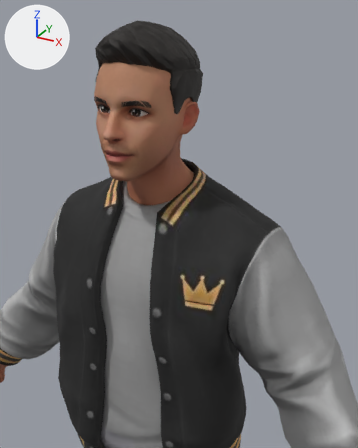
A saved change to the glTF model public/models/670c1a0b1298836a25015bab.glb.
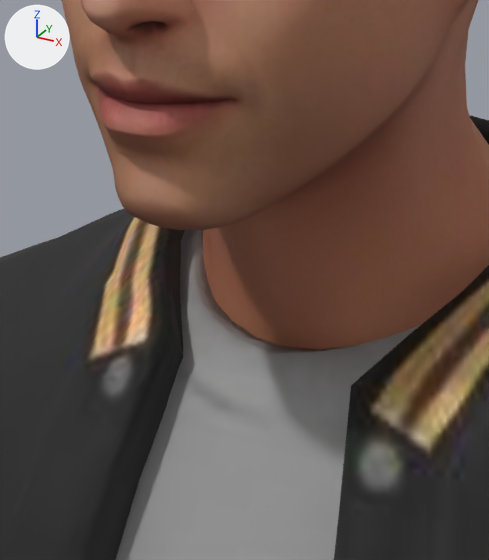
Each version is shown from a camera (50 mm lens) standing at (0.47, -0.763, 1.877) and looking at (0.104, -0.099, 1.545), then close up on the part from 24% to 52% of the width and 30% to 55% of the height. Arrows for +X, +Y and +Z are at upper left; the lights stay in place. The first two pictures are the older version. Vertices at exactly the same position are counted once.

In view in the first close-up: 'Wolf3D_Head', 'Wolf3D_Outfit_Top'.
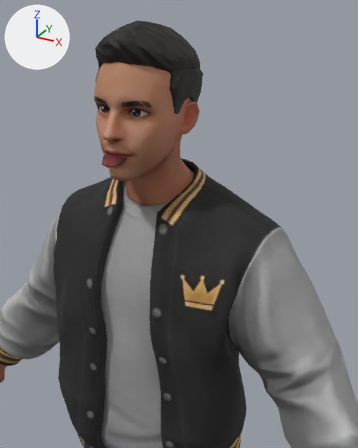
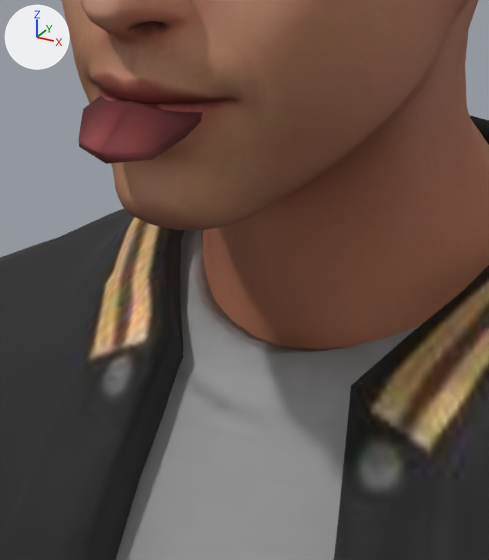
The newer file adds a shape key; the second version is drawn at full value of the shape key 'tongueOut' of 'Wolf3D_Teeth', and the change is written as the vertex moves it makes.

What differs and where, as boxes [x1, y1, x2, y2] in the close-ups (489 x 560 px):
'Wolf3D_Teeth', reshaped (not visible before): after [78, 96, 202, 164]

What the commit changed:
me_wolf3d_teeth is used by ob_wolf3d_teeth; location (0.0, 0.0, 0.0).
me_wolf3d_teeth had 77 vertices, 100 faces and spanned x -0.0286..0.0286, y -0.1264..-0.0578, z 1.6396..1.6764.
me_wolf3d_teeth now has 77 vertices, 100 faces and spans x -0.0286..0.0286, y -0.1473..-0.0828, z 1.6396..1.6764.
me_wolf3d_teeth part 1: 17 of 77 vertices moved; they spanned x -0.0208..0.0208, y -0.1101..-0.0578, z 1.6519..1.664 and now span x -0.0208..0.0208, y -0.1473..-0.0908, z 1.6398..1.6635; mean shift (0.0, -0.0373, -0.0065); largest move (0.0, -0.0879, 1.6627) -> (0.0, -0.1308, 1.657).
